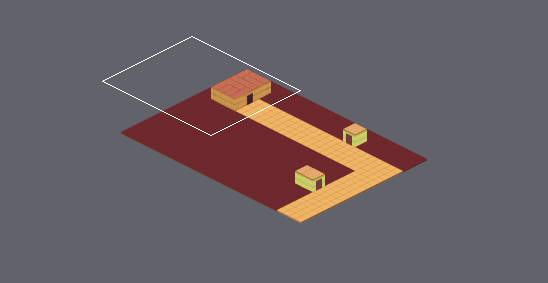
Level history. Tiled map: Output/Assets/Maps/Mapa 1 desierto.tmx. The first picture is a wide view before the edit; the outline marks the close-up.
Close-up. Old version:
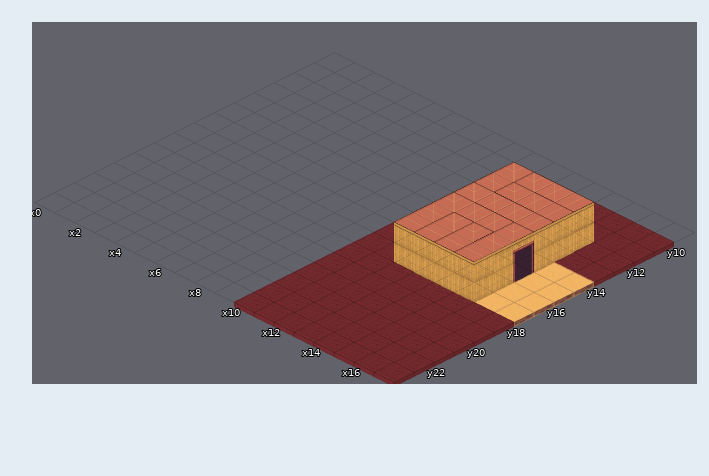
Cells are 128x64 px. Isometric: x runs down to the right, y down to the left. Shown: x 0..17, y 9..23. The commit also changed other parts of the map, which this record leaves out. The old version is drawn lined up with the new one.
After the commit:
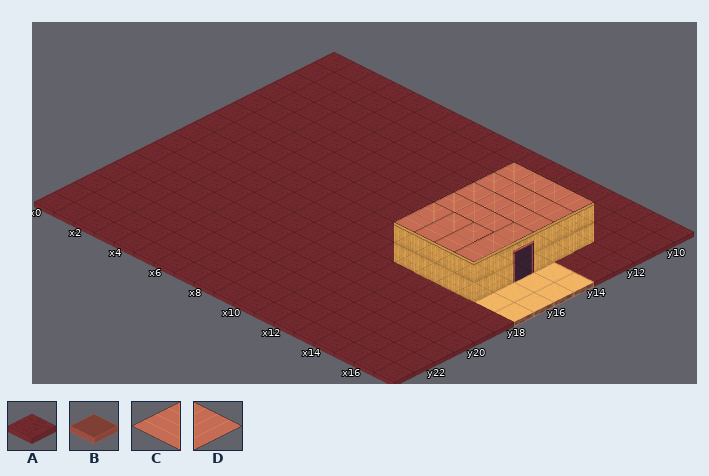
Key: from "TABERNA": A 6, B 12, C 55, D 56.
_ is an empty cell, . an unchanged one.
Diff:
map size 30x21 -> 50x41 cells (old content now starts at 10,10; both pictures use the new coordinates)
--- layer "Tile Layer 1"
@@ x 0..17 @@
- 9 __________________
-10 ______________....
-11 ______________....
-12 _____________.....
-13 ____________......
-14 ____________......
-15 ____________......
-16 __________........
-17 __________........
-18 __________........
-19 __________........
-20 __________........
-21 __________........
-22 __________........
-23 __________........
+ 9 AAAAAAAAAAAAAAAAAA
+10 AAAAAAAAAAAAAA....
+11 AAAAAAAAAAAAAA....
+12 AAAAAAAAAAAAA.....
+13 AAAAAAAAAAAA......
+14 AAAAAAAAAAAA......
+15 AAAAAAAAAAAA......
+16 AAAAAAAAAA........
+17 AAAAAAAAAA........
+18 AAAAAAAAAA........
+19 AAAAAAAAAA........
+20 AAAAAAAAAA........
+21 AAAAAAAAAA........
+22 AAAAAAAAAA........
+23 AAAAAAAAAA........
--- layer "Buildings"
@@ x 11..11 @@
-11 C
+11 D
@@ x 11..11 @@
-14 B
+14 D
Boxes around the changes in both close-ups, in picture pixels (x1, y1, x2, y2):
changed: (34, 52, 694, 302)
